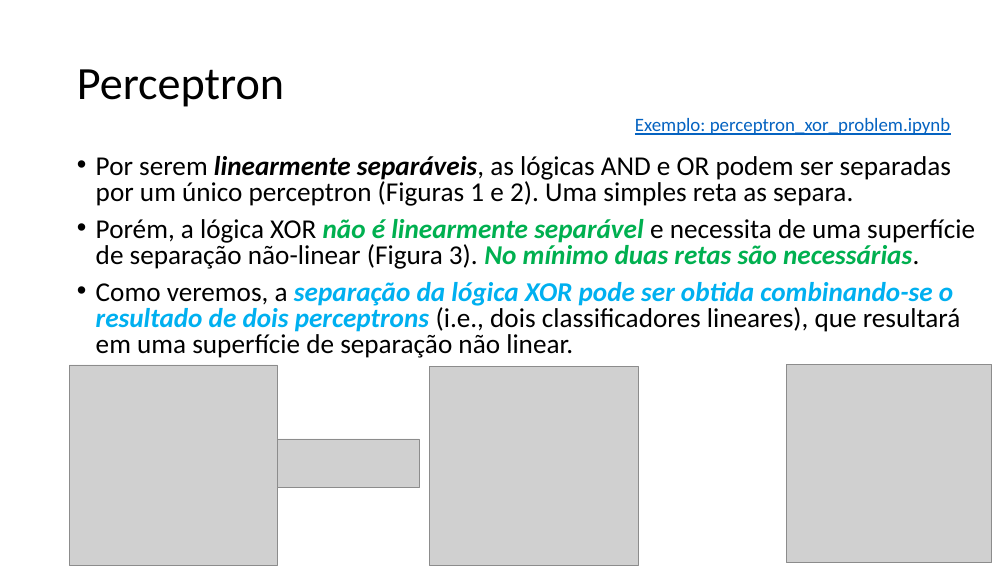
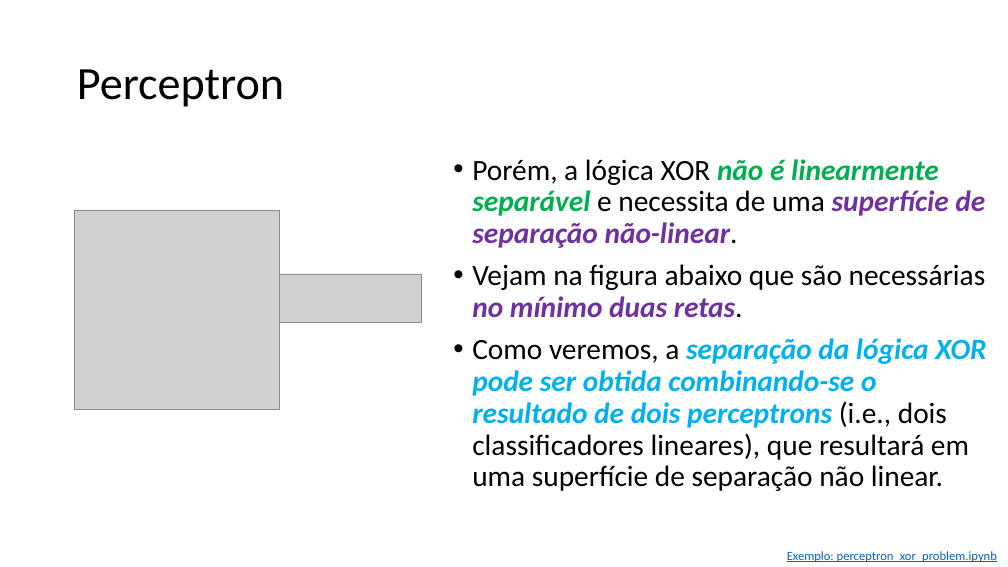
Before and after one commit to zz4fap/t320_aprendizado_de_maquina, a slide deck: slide 21 of slides/T320_Redes_Neurais_Artificiais (Parte I).pptx (slide 19 before the commit). Drawn at 1008x567 pixels with LibreOffice and Linux fonts; fonts in the diff are those of the drawing; grey boxes stand for pictures. Boxes give left, top, right and bottom in pixels: in the first picture for what was removed or moved away, otherwise in the second. Text is boxed around its words. In the diff, an @@ line names an element or a change of style, - is before the commit and + after.

Commit message:
update of slides

```diff
--- a/slides/T320_Redes_Neurais_Artificiais (Parte I).pptx
+++ b/slides/T320_Redes_Neurais_Artificiais (Parte I).pptx
@@ text "Porém, a lógica XOR não ...": place and size @@
-text "Porém, a lógica XOR não ..." at box(96, 156, 975, 358)
+text "Porém, a lógica XOR não ..." at box(472, 159, 986, 491)
@@ text at box(472, 159, 986, 318): text changed; size 25.9 to 28 pt; bold on; italic on @@
-• Por serem linearmente separáveis, as lógicas AND e OR podem ser separadas por um único perceptron (Figuras 1 e 2). Uma simples reta as separa.
-• Porém, a lógica XOR não é linearmente separável e necessita de uma superfície de separação não-linear (Figura 3). No mínimo duas retas são necessárias.
+• Porém, a lógica XOR não é linearmente separável e necessita de uma superfície de separação não-linear.
+• Vejam na figura abaixo que são necessárias no mínimo duas retas.
@@ picture: place and size @@
-picture at box(786, 364, 992, 563)
+picture at box(74, 211, 280, 410)
@@ picture: place and size @@
-picture at box(278, 439, 420, 488)
+picture at box(280, 274, 422, 323)
@@ text at box(472, 338, 986, 491): size 25.9 to 28 pt in "Como veremos, a separação da lógica XOR ..."; line spacing 0.8 to 0.9 @@
@@ picture removed at box(70, 365, 278, 566) @@
@@ picture removed at box(430, 367, 638, 566) @@
@@ text "Exemplo: perceptron_xor_problem.ipynb": place and size @@
-text "Exemplo: perceptron_xor_problem.ipynb" at box(635, 118, 951, 135)
+text "Exemplo: perceptron_xor_problem.ipynb" at box(787, 551, 997, 562)
@@ text "Exemplo: perceptron_xor_problem.ipynb" at box(787, 551, 997, 562): size 18 to 12 pt @@
```
Also in this commit, not shown: 1 other slide changed, 2 slides added, 4 other files.
